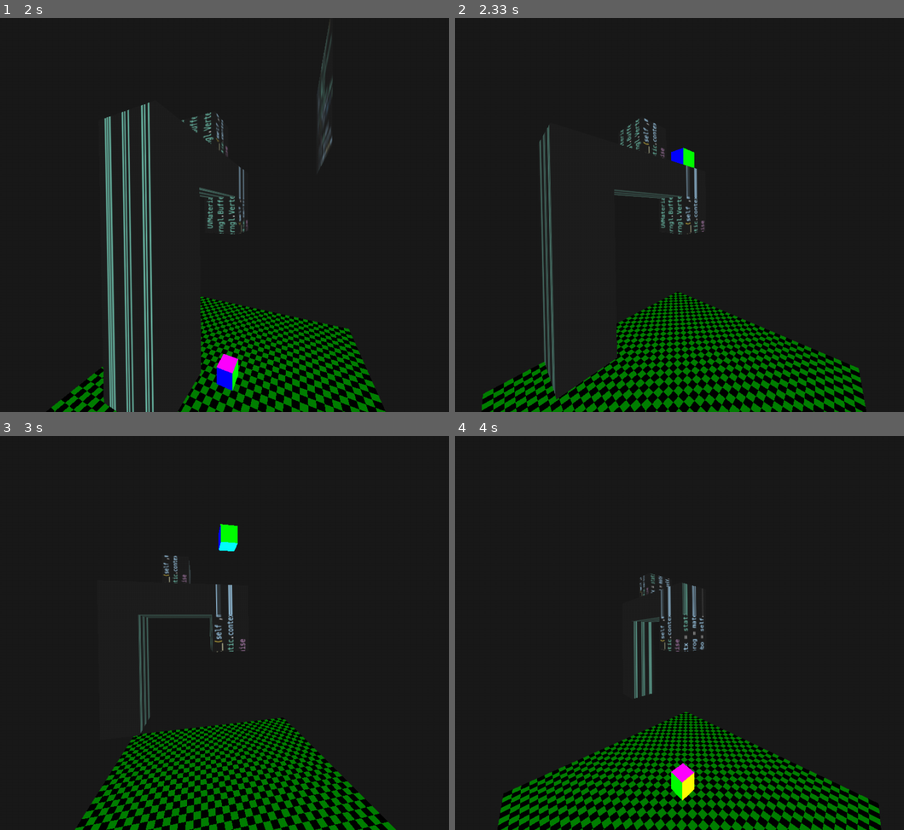
Above: before the commit, frames 1-4 (two rows, left to right).
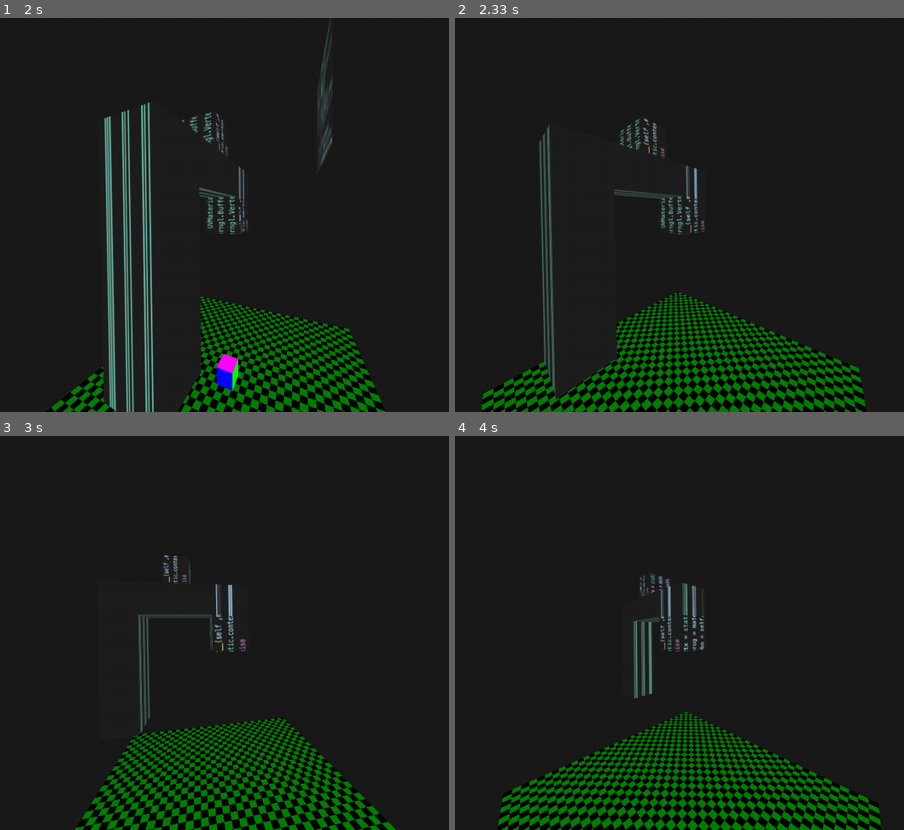
Above: after the commit, the same moments.

Repository: Oshota501/Pygame_Prog
Game: pygame game, started from main.py
Same seed, same stepped clock (60 frames per second), same inputs: the game is played once before the commit and once after it.
Inputs:
- Up to frame 1 (2 s): no input
- Up to frame 2 (2.33 s): no input
- Up to frame 3 (3 s): no input
- Up to frame 4 (4 s): no input

Frame 1 is identical in both runs. In frame 2, 0.2% of the frame differs, in the area x 48-54%, y 32-39%; in frame 3, 0.3%; in frame 4, 0.4%, in the area x 48-54%, y 83-93%.

Commit message:
feat : 弾性係数（ミカんせい)

Diff:
--- a/PyGame3d/GameObject/sprite.py
+++ b/PyGame3d/GameObject/sprite.py
@@ -41,15 +41,18 @@
     mass : float
     velocity : Vector3
     gravity : bool
+    elastic_module : float
     def __init__(self,
             velocity:Vector3,
             mass:float,
-            use_gravity:bool = False
+            use_velocity:bool = False,
+            elastic_module:float=0.3
     ) -> None:
         super().__init__()
-        self.gravity = use_gravity
+        self.use_velocity = use_velocity
         self.mass = mass
         self.velocity = velocity
+        self.elastic_module = elastic_module
     @abstractmethod
     def cal_position (self,deltaMS:float,position:Vector3) -> Vector3 :
         pass
@@ -61,11 +64,11 @@
     def __init__(self,
             velocity:Vector3=Vector3(0,0,0),
             mass:float=1,
-            use_gravity:bool = False
-    ) -> None:
-        super().__init__(velocity,mass,use_gravity=use_gravity)
+            use_velocity:bool = False
+    ) -> None:
+        super().__init__(velocity,mass,use_velocity=use_velocity)
     def cal_position (self,deltaMS:float,position:Vector3) -> Vector3 :
-        if self.gravity :
+        if self.use_velocity :
             deltaS = deltaMS*0.001
             position = position + self.velocity*deltaS
         return position
@@ -77,24 +80,43 @@
     def __init__(self,
             velocity:Vector3=Vector3(0,0,0),
             mass:float=1,
-            use_gravity:bool = False
-    ) -> None:
-        super().__init__(velocity,mass,use_gravity=use_gravity)
+            use_velocity:bool = False,
+    ) -> None:
+        super().__init__(velocity,mass,use_velocity=use_velocity)
     def cal_position (self,deltaMS:float,position:Vector3) -> Vector3 :
-        if self.gravity :
+        if self.use_velocity :
             deltaS = deltaMS*0.001
             g = static.gravity_asseleration
             self.velocity += g*deltaS
             position = position + self.velocity*deltaS
         return position
 
+class PhysicsObject (ABC) :
+    @abstractmethod
+    def get_physics (self) -> Sprite3DPhysicsComponent :
+        pass
+
+    def set_velocity (self,v:Vector3) -> None :
+        physics = self.get_physics()
+        physics.velocity = v
+    def set_mass (self,mass:float) -> None :
+        physics = self.get_physics()
+        physics.mass = mass
+    def set_velocity_enabled (self,enabled:bool) -> None :
+        physics = self.get_physics()
+        physics.use_velocity = enabled
+    def set_elastic_module (self,m:float) -> None :
+        physics = self.get_physics()
+        physics.elastic_module = m
+
 # ------ ------ ------ ------ ------ ------ ------ ------ ------
 # Sprite
 # ------ ------ ------ ------ ------ ------ ------ ------ ------
 class Sprite3D (
     GameContainer,
     Sprite3DComponent,
-    CollisionDetectionContainer
+    CollisionDetectionContainer,
+    PhysicsObject
 ) :
     mesh : MeshLike | None
     _collide_enabled : bool
@@ -106,7 +128,7 @@
             collision:bool=False,
             mesh:MeshLike|None=None,
             bounding:list[Sprite3DBoundingObject]=[],
-            physics:Sprite3DPhysicsComponent|None=None
+            physics:Sprite3DPhysicsComponent|None=None,
     ) -> None:
         # GameContainerの__init__を呼ぶ（位置やスケールの初期化）
         GameContainer.__init__(self, name)
@@ -125,7 +147,7 @@
         super().update(delta_MS)
         # 物理演算で位置を更新
         if self.physics is not None:
-            self.set_position(self.physics.cal_position(delta_MS, self.get_position()))
+            self.position = self.physics.cal_position(delta_MS, self.position)
         if self.mesh is not None :
             self.mesh.render(Transform(
                 self.get_position(),
@@ -136,6 +158,32 @@
         #     print("not set mesh")
     def get_mesh(self) -> MeshLike|None:
         return self.mesh
+    def set_transform (self,
+            position : Vector3 | None = None,
+            rotation : Vector3 | None = None,
+            scale : Vector3 | None = None,
+            velocity : Vector3 | None = None,
+            mass : float | None = None,
+            is_collide : bool | None = None,
+            use_velocity : bool | None = None
+    ) -> None :
+        if position is not None :
+            self.set_position (position)
+        if rotation is not None :
+            self.set_rotation (rotation)
+        if scale is not None :
+            self.set_scale (scale)
+        if velocity is not None :
+            self.set_velocity (velocity)
+        if mass is not None :
+            self.set_mass (mass)
+        if is_collide is not None :
+            self.set_collide_enabled (is_collide)
+        if use_velocity is not None :
+            self.physics.use_velocity = use_velocity
+    # physics
+    def get_physics(self) -> Sprite3DPhysicsComponent:
+        return self.physics
     # CollisionDetectionContainer の実装
     def is_collide_valid(self) -> bool:
         return self._collide_enabled
@@ -162,8 +210,15 @@
 
     def collide(self,other:CollisionDetectionContainer) -> None:
         """you can use function when collided .please over ride."""
+        self.physics.velocity *= -self.physics.elastic_module
+        if self.physics.velocity.normalized().length_squared() <= 0.04 :
+            self.set_velocity = Vector3(0,0,0)
         return
-
+    # override
+    # spriteオブジェクトはset命令でvelocityをリセットする仕様にします。
+    def set_position(self, absolute_position: Vector3) -> None:
+        super().set_position(absolute_position)
+        self.set_velocity(Vector3(0,0,0))
 
     # static method
     @staticmethod
--- a/main.py
+++ b/main.py
@@ -27,7 +27,7 @@
 manager = CollisionManager()
 floor.set_collide_enabled(True)
 cube.set_collide_enabled(True)
-cube.physics.gravity = True
+cube.set_velocity_enabled(True)
 # コンテナ定義
 container = GameContainer()
 # コンテナに追加
@@ -42,12 +42,12 @@
     game.stage.camera.look_at(Vector3(0,0,0))
     # 位置を更新してから衝突判定を行う
     # 衝突判定は位置更新の後に行う
-    collide_list = manager.check_all_collisions()
-    for obj0,obj1 in collide_list :
-        if obj0.get_name() == "move_obj" :
-            obj0.set_position(Vector3(0,10,0))
-        elif obj1.get_name() == "move_obj" :
-            obj1.set_position(Vector3(0,10,0))
+    # collide_list = manager.check_all_collisions()
+    # for obj0,obj1 in collide_list :
+    #     if obj0.get_name() == "move_obj" :
+    #         obj0.set_position(Vector3(0,10,0))
+    #     elif obj1.get_name() == "move_obj" :
+    #         obj1.set_position(Vector3(0,10,0))
 # tickerに追加
 func_id = game.stage.ticker_add(update)
 # おまじない（while文スタート ）
